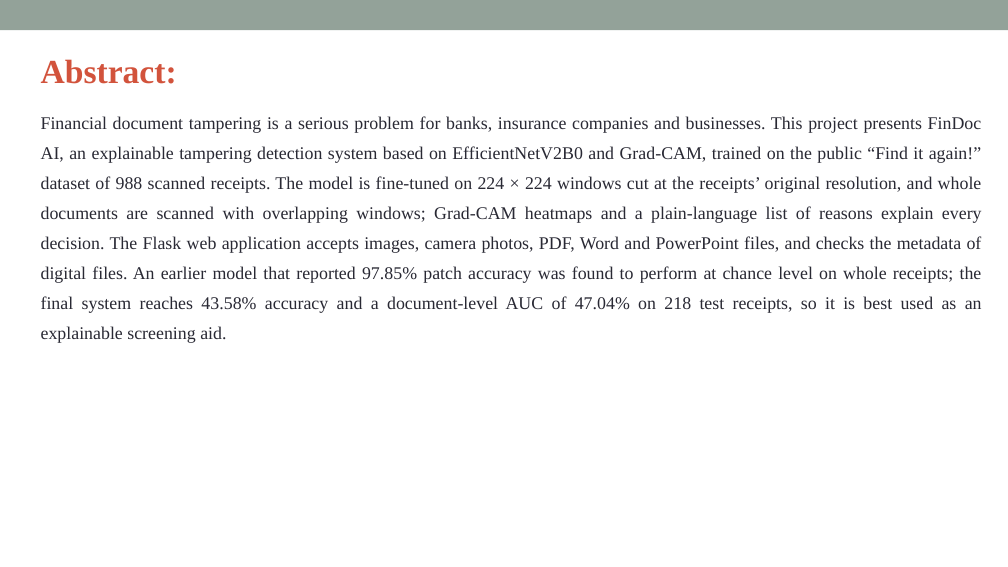
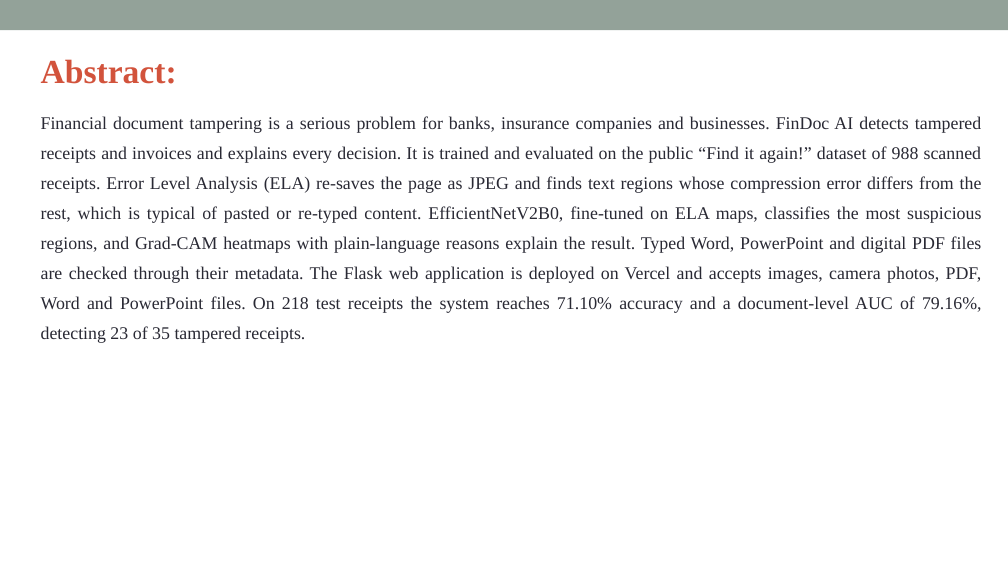
Before and after one commit to anjanireddyc-max/findoc-ai, a slide deck: slide 6 of report/FinDoc_AI_Review_PPT_Updated.pptx. Drawn at 1008x567 pixels with LibreOffice and Linux fonts; fonts in the diff are those of the drawing. Boxes give left, top, right and bottom in pixels: in the first picture for what was removed or moved away, otherwise in the second. Text is boxed around its words. In the diff, an @@ line names an element or a change of style, - is before the commit and + after.

```diff
--- a/report/FinDoc_AI_Review_PPT_Updated.pptx
+++ b/report/FinDoc_AI_Review_PPT_Updated.pptx
@@ text at [41,116,982,343]: text changed @@
-Financial document tampering is a serious problem for banks, insurance companies and businesses. This project presents FinDoc AI, an explainable tampering detection system based on EfficientNetV2B0 and Grad-CAM, trained on the public “Find it again!” dataset of 988 scanned receipts. The model is fine-tuned on 224 × 224 windows cut at the receipts’ original resolution, and whole documents are scanned with overlapping windows; Grad-CAM heatmaps and a plain-language list of reasons explain every decision. The Flask web application accepts images, camera photos, PDF, Word and PowerPoint files, and checks the metadata of digital files. An earlier model that reported 97.85% patch accuracy was found to perform at chance level on whole receipts; the final system reaches 43.58% accuracy and a document-level AUC of 47.04% on 218 test receipts, so it is best used as an explainable screening aid.
+Financial document tampering is a serious problem for banks, insurance companies and businesses. FinDoc AI detects tampered receipts and invoices and explains every decision. It is trained and evaluated on the public “Find it again!” dataset of 988 scanned receipts. Error Level Analysis (ELA) re-saves the page as JPEG and finds text regions whose compression error differs from the rest, which is typical of pasted or re-typed content. EfficientNetV2B0, fine-tuned on ELA maps, classifies the most suspicious regions, and Grad-CAM heatmaps with plain-language reasons explain the result. Typed Word, PowerPoint and digital PDF files are checked through their metadata. The Flask web application is deployed on Vercel and accepts images, camera photos, PDF, Word and PowerPoint files. On 218 test receipts the system reaches 71.10% accuracy and a document-level AUC of 79.16%, detecting 23 of 35 tampered receipts.
```
Also in this commit, not shown: 7 other slides changed, 4 other files.
